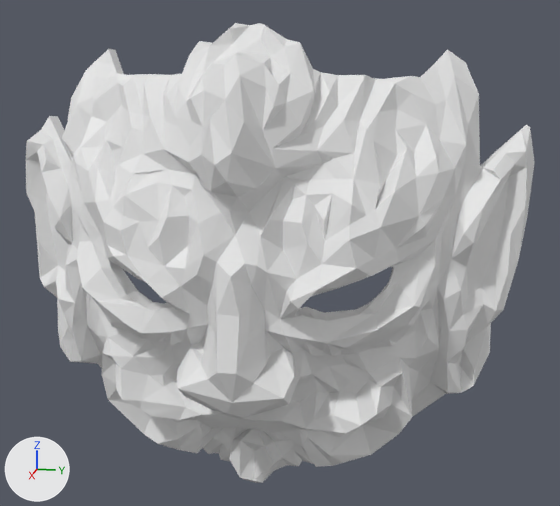
An edit to the glTF model assets/mask.glb, drawn before and after from the same camera.
Both versions are drawn from a 50 mm lens placed at (23.58, 17.18, 5.45), pointed at (4.45, 13.35, 0.67). Every picture has the same lights, and +X, +Y and +Z are marked at lower left.

The older version as bpy lines, for what is in view:
```python
mat_material_001 = principled_material('Material.001')
mat_material_001.base_color = (0.8, 0.8, 0.8)  # white #e7e7e7
me_plane = bpy.data.meshes.new('Plane')
me_plane.from_pydata(...)  # 951 vertices, 1906 faces; spans x -2.1..3.01, y -6.86..7.04, z -6.61..5.91
me_plane.materials.append(mat_material_001)  # white #e7e7e7
ob_plane = bpy.data.objects.new('Plane', me_plane)
ob_plane.location = (4.26, 12.62, 0.49)
```
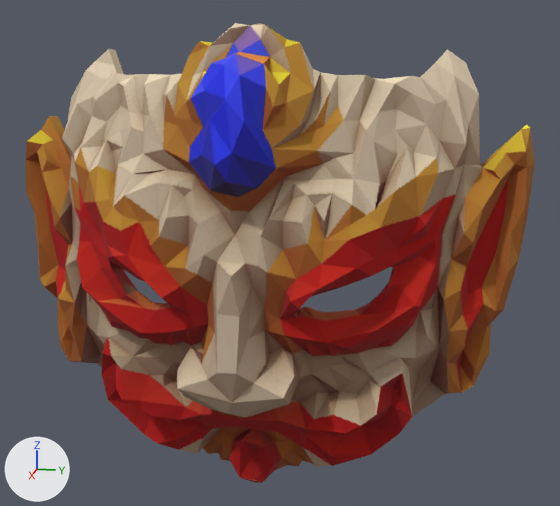
The change in detail:
Picture 'Material.001_BaseColor' (img_material_001_basecolor) is new.
In material 'Material.001' (mat_material_001), base_color is no longer (0.8, 0.8, 0.8), white #e7e7e7.
In material 'Material.001' (mat_material_001), texture is now set to img_material_001_basecolor.
In material 'Material.001' (mat_material_001), roughness goes from 0.5 to 1.0.

Where the change shows, as pixel boxes (x1, y1, x2, y2) in the pictures (560 x 506 px):
'Plane', surface changed
    both: (26, 23, 534, 483)
